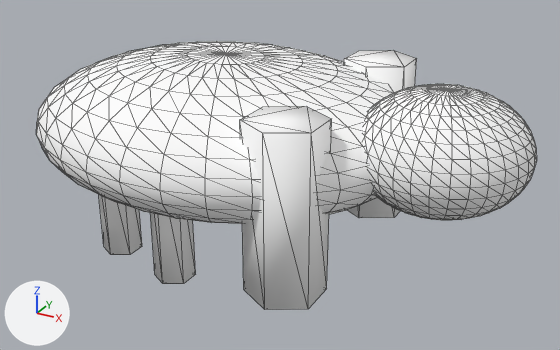
The glTF model asset_generation/python/animated_exports/claw_crawler_animated_00.glb as it was, and as the next commit left it.
One viewpoint serves both versions: a 50 mm lens placed at (1.632, -2.523, 1.278), pointed at (0.247, -0.006, 0.019). The lights are fixed; the arrows at lower left show +X, +Y and +Z. The older version comes first. Mesh edges are drawn as thin lines. Vertices at exactly the same position are counted once.
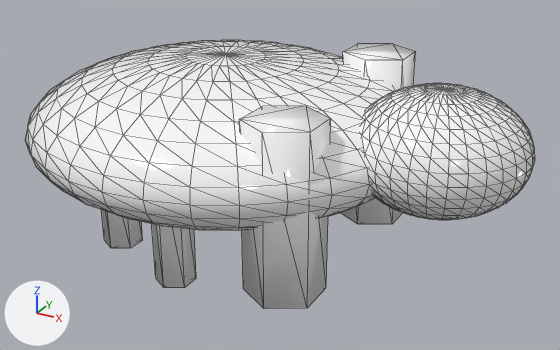
The change in detail:
In material 'stone_gray' (mat_stone_gray), roughness goes from 0.9 to 0.12.
me_sphere is used by ob_sphere; location (0.0, 0.0, 0.0).
me_sphere had 1036 vertices, 2040 faces and spanned x -0.82..1.22, y -0.68..0.68, z -0.31..0.49.
me_sphere now has 1036 vertices, 2040 faces and spans x -0.81..1.21, y -0.77..0.77, z -0.32..0.48.
me_sphere part 1: the loose piece of 482 vertices spanning x -0.82..0.82, y -0.68..0.68, z -0.09..0.49 is scaled about its middle by (0.99, 1.13, 0.99).
me_sphere part 2: the loose piece of 482 vertices spanning x 0.58..1.22, y -0.32..0.32, z 0.02..0.48 is moved by (-0.01, 0.0, 0.0).
me_sphere part 3: the loose piece of 12 vertices spanning x 0.36..0.62, y 0.26..0.56, z -0.23..0.43 is scaled about its middle by (1, 1, 1.09).
me_sphere part 4: the loose piece of 12 vertices spanning x -0.07..0.07, y -0.49..-0.33, z -0.3..0.3 is scaled about its middle by (1, 1, 1.07).
me_sphere part 5: the loose piece of 12 vertices spanning x -0.4..-0.26, y -0.41..-0.25, z -0.31..0.31 is scaled about its middle by (1, 1, 0.905).
Other edits to the shape of me_sphere do not show in these pictures.

What differs and where, as boxes [x1, y1, x2, y2] in the pictures (560 x 350 px; the box of a moved part takes in the faces that stretch with it):
'Sphere', surface changed, reshaped: before [36, 41, 537, 310]; after [26, 40, 535, 309]
part 1 of me_sphere, moved or reshaped: before [36, 41, 398, 224]; after [26, 40, 398, 231]
part 2 of me_sphere, moved or reshaped: before [363, 84, 537, 220]; after [361, 83, 535, 220]
part 3 of me_sphere, moved or reshaped: before [344, 50, 417, 218]; after [341, 44, 416, 224]
part 4 of me_sphere, moved or reshaped: before [150, 213, 196, 284]; after [152, 224, 196, 288]
part 5 of me_sphere, moved or reshaped: before [99, 195, 142, 255]; after [101, 210, 143, 248]
